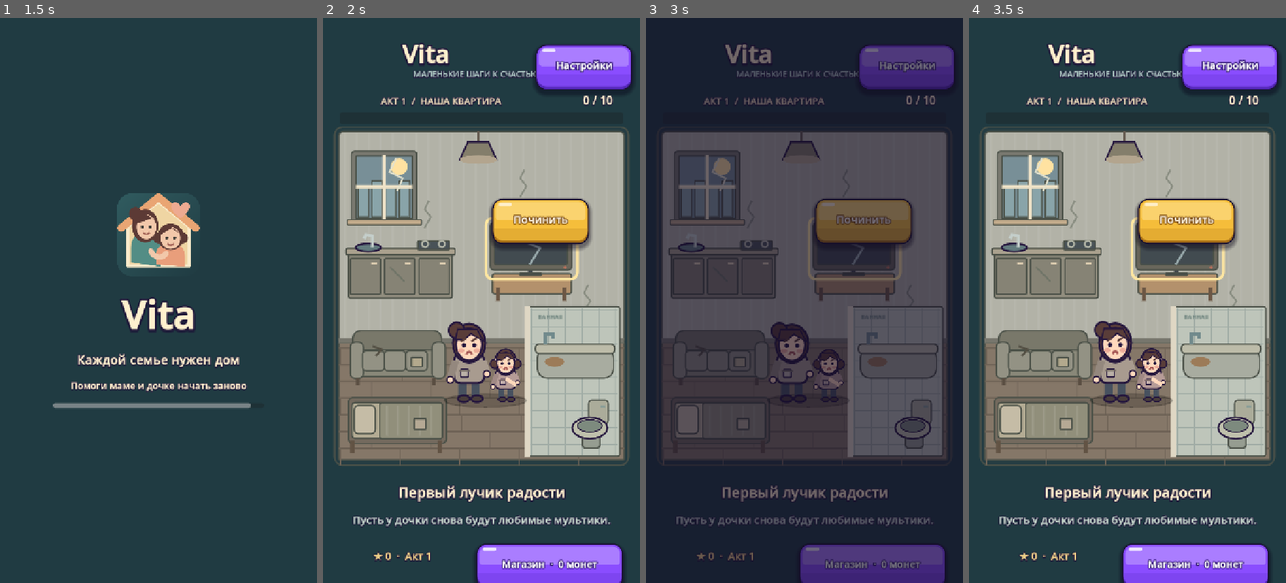
Above: before the commit, frames 1-4 (left to right).
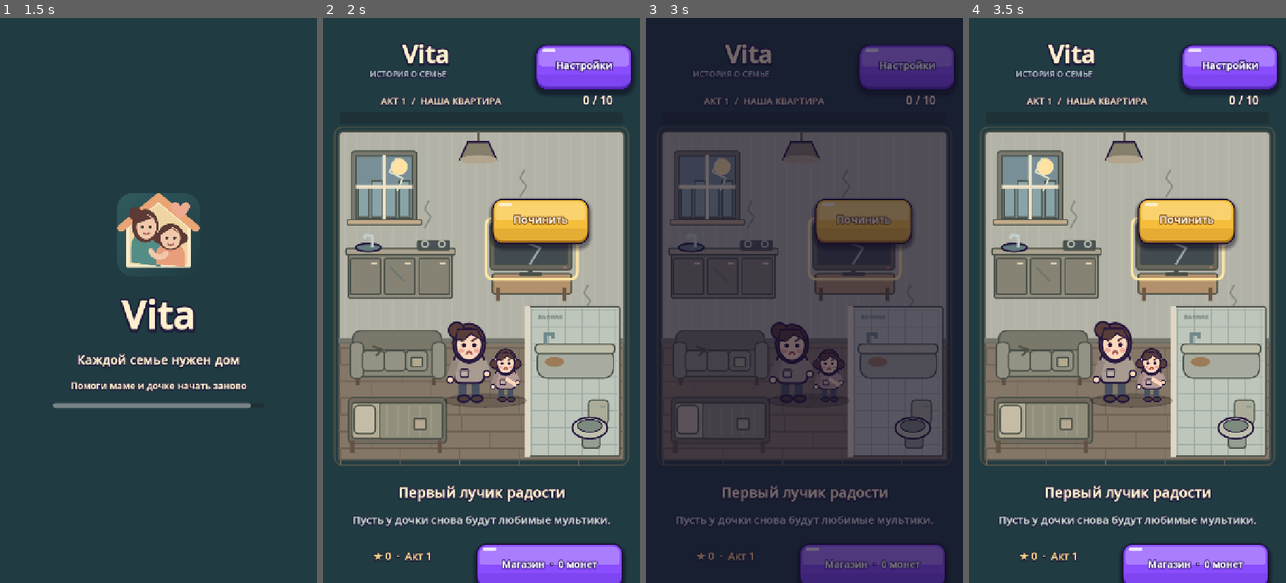
Above: after the commit, the same moments.

Repository: crownfall90-dot/mobile-game
Game: Godot game, scene res://scenes/main.tscn
Two runs of this game, one before a commit and one after it. Both use one fixed random seed, a clock stepped at 60 frames per second and the inputs below.
Inputs (mouse positions are in pixels of both pictures, inside the frame that each line leads up to):
- Up to frame 1 (1.5 s): move the mouse to (228, 272) at 0.52 s; click (228, 272) at 0.67 s; drag from (95, 328) to (142, 413) at 1.27 s
- Up to frame 2 (2 s): no input
- Up to frame 3 (3 s): click (855, 249) at 2 s; click "Дом" at 2.75 s
- Up to frame 4 (3.5 s): no input

Frame 1 is identical in both runs. In frame 2, 0.4% of the frame differs, in the area x 14-68%, y 9-11%; in frame 3, 0.3%; in frame 4, 0.4%.

Commit message:
Ship Vita first-act Android test build

Diff:
--- /dev/null
+++ b/levels/solutions/home_01.json
@@ -0,0 +1,3 @@
+[
+  ["signal"]
+]
--- /dev/null
+++ b/levels/solutions/home_02.json
@@ -0,0 +1,5 @@
+[
+  ["water", "lava", "gold"],
+  ["water", "gold", "lava"],
+  ["gold", "water", "lava"]
+]
--- /dev/null
+++ b/levels/solutions/home_03.json
@@ -0,0 +1,5 @@
+[
+  ["water", "lava", "gold"],
+  ["water", "gold", "lava"],
+  ["gold", "water", "lava"]
+]
--- /dev/null
+++ b/levels/solutions/home_04.json
@@ -0,0 +1,17 @@
+[
+  ["water", "lava", "gold", "floor"],
+  ["water", "lava", "floor", "gold"],
+  ["water", "gold", "lava", "floor"],
+  ["water", "gold", "floor", "lava"],
+  ["water", "floor", "lava", "gold"],
+  ["water", "floor", "gold", "lava"],
+  ["lava", "water", "gold", "floor"],
+  ["lava", "water", "floor", "gold"],
+  ["gold", "water", "lava", "floor"],
+  ["gold", "water", "floor", "lava"],
+  ["gold", "lava", "water", "floor"],
+  ["gold", "floor", "water", "lava"],
+  ["floor", "water", "lava", "gold"],
+  ["floor", "water", "gold", "lava"],
+  ["floor", "gold", "water", "lava"]
+]
--- /dev/null
+++ b/levels/solutions/home_05.json
@@ -0,0 +1,5 @@
+[
+  ["lava", "water", "gold", "floor"],
+  ["lava", "water", "floor", "gold"],
+  ["gold", "lava", "water", "floor"]
+]
--- /dev/null
+++ b/levels/solutions/home_06.json
@@ -0,0 +1,17 @@
+[
+  ["lava", "water", "gold", "floor"],
+  ["water", "lava", "gold", "floor"],
+  ["water", "lava", "floor", "gold"],
+  ["water", "gold", "lava", "floor"],
+  ["water", "gold", "floor", "lava"],
+  ["water", "floor", "lava", "gold"],
+  ["water", "floor", "gold", "lava"],
+  ["lava", "water", "floor", "gold"],
+  ["gold", "water", "lava", "floor"],
+  ["gold", "water", "floor", "lava"],
+  ["gold", "lava", "water", "floor"],
+  ["gold", "floor", "water", "lava"],
+  ["floor", "water", "lava", "gold"],
+  ["floor", "water", "gold", "lava"],
+  ["floor", "gold", "water", "lava"]
+]
--- /dev/null
+++ b/levels/solutions/home_07.json
@@ -0,0 +1,5 @@
+[
+  ["lava", "water", "gold", "floor"],
+  ["lava", "water", "floor", "gold"],
+  ["gold", "lava", "water", "floor"]
+]
--- /dev/null
+++ b/levels/solutions/home_08.json
@@ -0,0 +1,17 @@
+[
+  ["lava", "water", "gold", "floor"],
+  ["water", "lava", "gold", "floor"],
+  ["water", "lava", "floor", "gold"],
+  ["water", "gold", "lava", "floor"],
+  ["water", "gold", "floor", "lava"],
+  ["water", "floor", "lava", "gold"],
+  ["water", "floor", "gold", "lava"],
+  ["lava", "water", "floor", "gold"],
+  ["gold", "water", "lava", "floor"],
+  ["gold", "water", "floor", "lava"],
+  ["gold", "lava", "water", "floor"],
+  ["gold", "floor", "water", "lava"],
+  ["floor", "water", "lava", "gold"],
+  ["floor", "water", "gold", "lava"],
+  ["floor", "gold", "water", "lava"]
+]
--- /dev/null
+++ b/levels/solutions/home_09.json
@@ -0,0 +1,16 @@
+[
+  ["water", "lava", "gold", "floor"],
+  ["water", "lava", "floor", "gold"],
+  ["water", "gold", "lava", "floor"],
+  ["water", "gold", "floor", "lava"],
+  ["water", "floor", "lava", "gold"],
+  ["water", "floor", "gold", "lava"],
+  ["lava", "water", "gold", "floor"],
+  ["lava", "water", "floor", "gold"],
+  ["gold", "water", "lava", "floor"],
+  ["gold", "water", "floor", "lava"],
+  ["gold", "floor", "water", "lava"],
+  ["floor", "water", "lava", "gold"],
+  ["floor", "water", "gold", "lava"],
+  ["floor", "gold", "water", "lava"]
+]
--- /dev/null
+++ b/levels/solutions/home_10.json
@@ -0,0 +1,14 @@
+[
+  ["lava", "water", "gold", "floor", "exit"],
+  ["lava", "water", "floor", "gold", "exit"],
+  ["lava", "water", "floor", "exit", "gold"],
+  ["lava", "floor", "water", "gold", "exit"],
+  ["lava", "floor", "water", "exit", "gold"],
+  ["gold", "lava", "water", "floor", "exit"],
+  ["gold", "lava", "water", "exit", "floor"],
+  ["gold", "lava", "floor", "water", "exit"],
+  ["gold", "lava", "exit", "water", "floor"],
+  ["gold", "exit", "lava", "water", "floor"],
+  ["floor", "lava", "water", "gold", "exit"],
+  ["floor", "lava", "water", "exit", "gold"]
+]
--- a/scripts/art/home_art.gd
+++ b/scripts/art/home_art.gd
@@ -114,7 +114,7 @@
 	_box(Rect2(389,471,166,88),5,Color("acdce2") if good else Color("424b50"))
 	if good:
 		Pen.disc(Vector2(527,493),13,Color("fff2b8"))
-		Pen.soft(Pen.oval(Vector2(471,558),Vector2(95,31)),Color("8eae73"))
+		Pen.soft(Pen.oval(Vector2(471,547),Vector2(78,12)),Color("8eae73"))
 		Pen.dot(Vector2(466,515),18,Color("e7b175"),1.5)
 		for x in [451,481]:
 			Pen.dot(Vector2(x,499),8,Color("e7b175"),1.5)
--- a/scripts/core/game.gd
+++ b/scripts/core/game.gd
@@ -122,7 +122,7 @@
 		var key := parts[0]
 		var val := parts[1] if parts.size() > 1 else ""
 		match key:
-			"level", "file", "screen", "shot":
+			"level", "file", "screen", "shot", "home-stage":
 				d[key] = val
 			"autoplay", "all-at-once", "json", "smoke", "home-selfcheck":
 				d[key.replace("-", "_")] = true
--- a/scripts/dev/dev_runner.gd
+++ b/scripts/dev/dev_runner.gd
@@ -64,6 +64,9 @@
 	var profile := get_node_or_null(^"/root/Profile")
 	if profile:
 		profile.set(&"volatile", true)
+	if flags.has("home-stage"):
+		for i in mini(int(flags["home-stage"]), 10):
+			Profile.set_flag("home." + Home.TASKS[i].id)
 	AudioServer.set_bus_mute(0, true)
 	var jitter := int(flags.get("jitter", 0))
 	_rng.seed = jitter
--- a/scripts/screens/hub_screen.gd
+++ b/scripts/screens/hub_screen.gd
@@ -19,7 +19,7 @@
 	_canvas.size = Vector2(720,1280)
 	add_child(_canvas)
 	_label("Vita",Rect2(34,43,400,72),56,Color("fff0ce"))
-	_label("МАЛЕНЬКИЕ ШАГИ К СЧАСТЬЮ",Rect2(38,111,620,32),18,Color("a8c3be"))
+	_label("ИСТОРИЯ О СЕМЬЕ",Rect2(38,111,310,32),18,Color("a8c3be"))
 	var settings := UiKit.button("Настройки", &"secondary")
 	settings.position = Vector2(483,60)
 	settings.custom_minimum_size = Vector2(199,66)
Not shown, added: build/vita-first-act.apk
Not shown, changed: docs/HANDOFF.md
